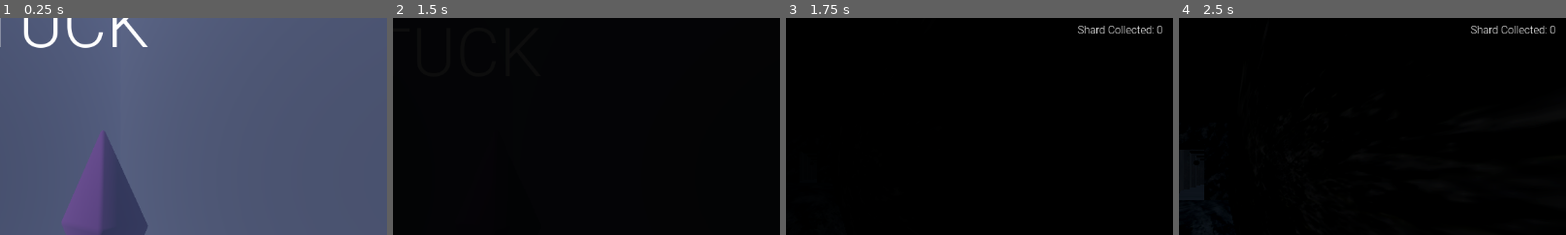
Above: before the commit, frames 1-4 (left to right).
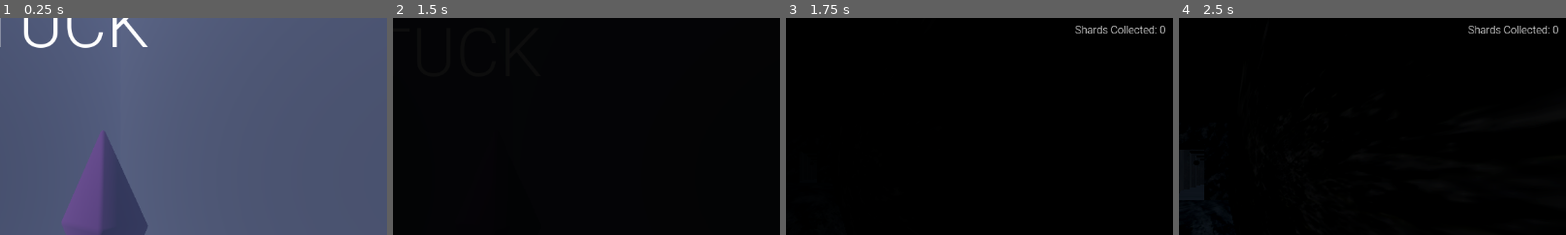
Above: after the commit, the same moments.

Repository: OmarCompiled/Stuck_NULL_BYTES
Game: Godot game, scene res://scenes/menu/main_menu.tscn
Two runs of this game, one before a commit and one after it. Both use one fixed random seed, a clock stepped at 60 frames per second and the inputs below.
Inputs (mouse positions are % of the whole screen's width and height, from its top left):
- Up to frame 1 (0.25 s): no input
- Up to frame 2 (1.5 s): click "Start" at 0.5 s; tap Enter at 1.25 s; move the mouse to (72, 45) at 1.27 s; hold D (MoveRight) from 1.28 s (still down); hold E (Dash) from 1.28 s (still down)
- Up to frame 3 (1.75 s): keep holding D (MoveRight); keep holding E (Dash); tap Space (Jump) at 1.52 s
- Up to frame 4 (2.5 s): move the mouse to (45, 50) at 2.02 s; release D (MoveRight) at 2.03 s; release E (Dash) at 2.03 s; hold W (MoveForward) from 2.03 s (still down); click (45, 50) at 2.1 s; tap Space (Jump) at 2.27 s
The pictures show only the part of the screen within x 44-94%, y 13-63%; the shares and areas given below are measured in that part.

Frames 1-2 are identical in both runs. In frame 3, 0.5% of the frame differs, in the area x 74-98%, y 3-8%; in frame 4, 0.5%.

Commit message:
Minor fixes

Diff:
--- a/godot/scenes/entity/currency_counter.gd
+++ b/godot/scenes/entity/currency_counter.gd
@@ -8,4 +8,4 @@
 
 # Called every frame. 'delta' is the elapsed time since the previous frame.
 func _process(delta: float) -> void:
-	text = "Shard Collected: " + str(GameManager.current_run_currency)
+	text = "Shards Collected: " + str(GameManager.current_run_currency)
--- a/godot/scripts/singletons/input_manager.gd
+++ b/godot/scripts/singletons/input_manager.gd
@@ -5,7 +5,8 @@
 
 func _input(_event: InputEvent) -> void:
 	if Input.is_action_just_pressed("Quit"):
-		get_tree().quit()
+		Input.set_mouse_mode(Input.MOUSE_MODE_VISIBLE)
+		get_tree().change_scene_to_file("res://scenes/menu/main_menu.tscn")
 
 	if Input.is_action_just_pressed("Pause"):
 		var current_scene := get_tree().current_scene
Not shown, added: godot/export_presets.cfg
